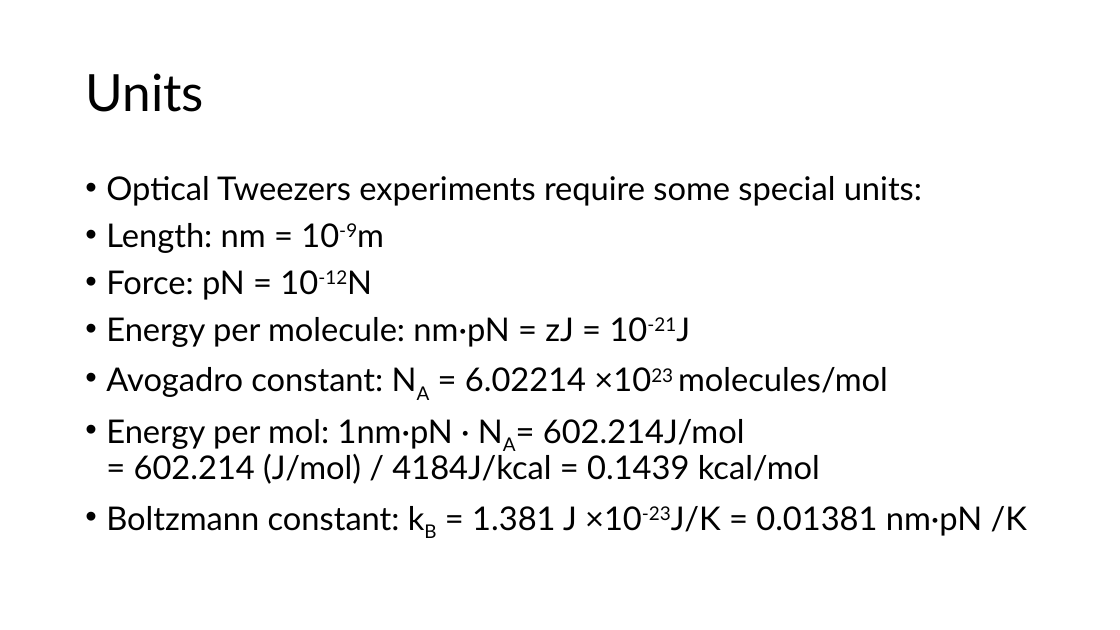
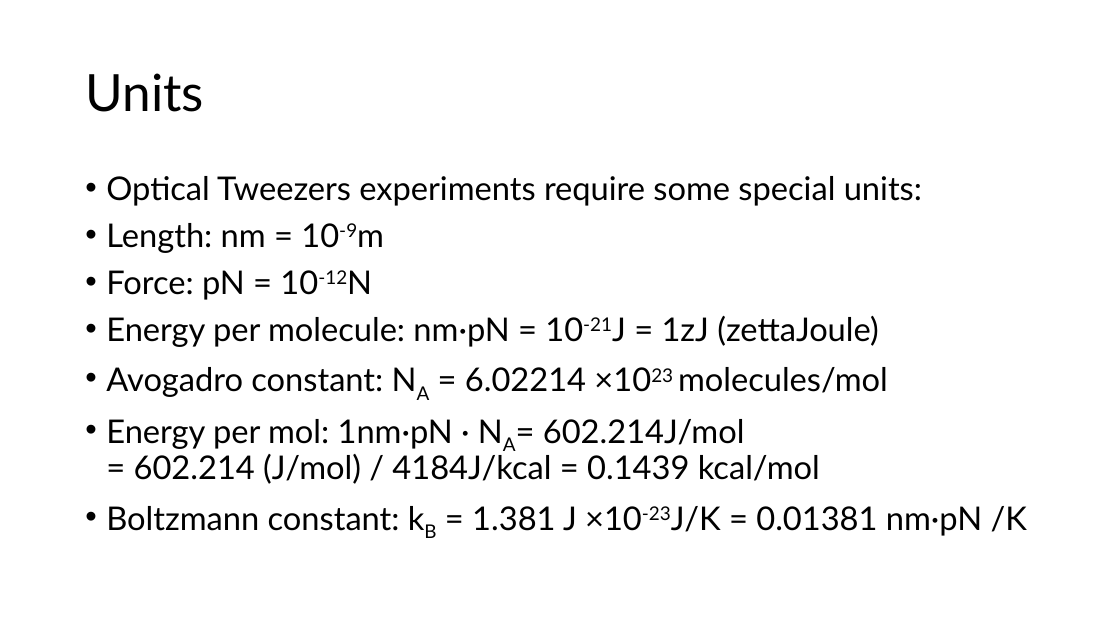
Before and after one commit to are-mj/OpticalTweezers, a slide deck: slide 28 of Summer school 2024/Fitting models to experiment.pptx (slide 27 before the commit). Drawn at 1120x630 pixels with LibreOffice and Linux fonts; fonts in the diff are those of the drawing. Boxes give left, top, right and bottom in pixels: in the first picture for what was removed or moved away, otherwise in the second. Text is boxed around its words. In the diff, an @@ line names an element or a change of style, - is before the commit and + after.

```diff
--- a/Summer school 2024/Fitting models to experiment.pptx
+++ b/Summer school 2024/Fitting models to experiment.pptx
@@ text at [106,316,879,347]: text changed @@
-• Energy per molecule: nm·pN = zJ = 10-21J
+• Energy per molecule: nm·pN = 10-21J = 1zJ (zettaJoule)
```
Also in this commit, not shown: 8 other slides changed, 3 slides added, 2 slides removed.
